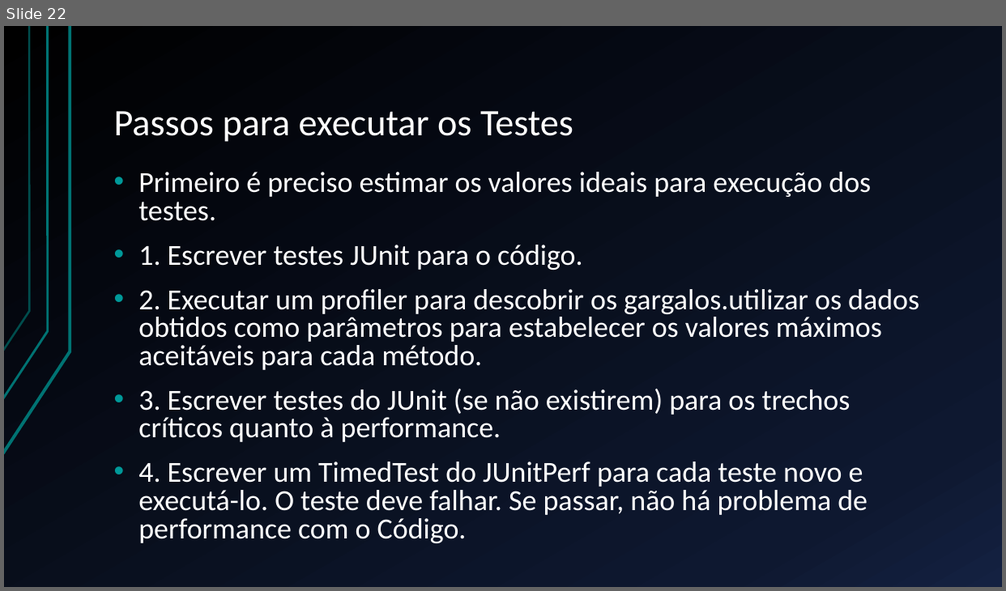
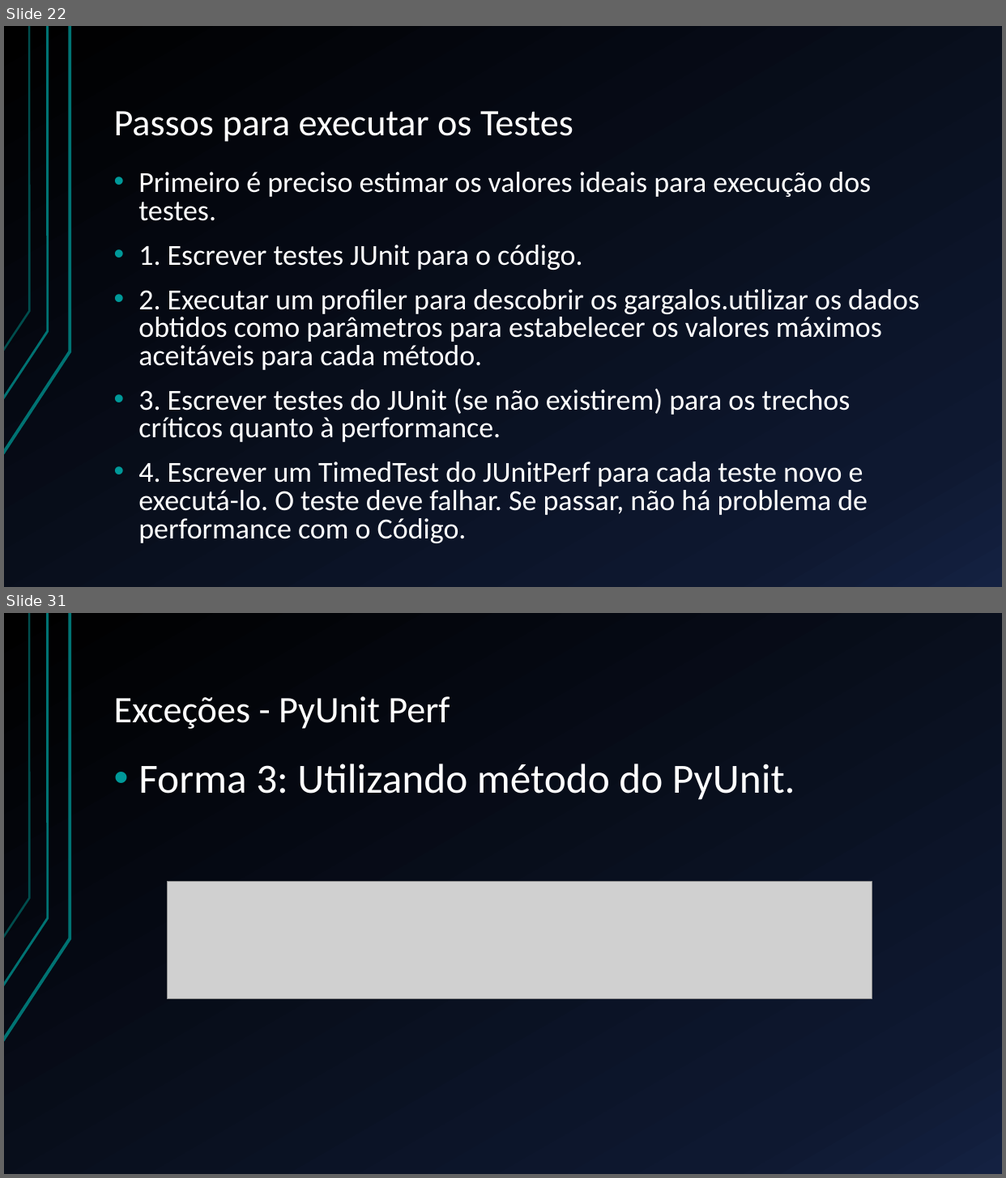
Before and after one commit to BrunoFelix/Restoran, a slide deck: Docs/Apresentação TSW.pptx. Shown one above the other, each under a label of ours: slide 22 before the commit, slides 22 and 31 after it; the slides between them are not shown. The pictures are 1006x591 and 1006x1178 pixels, drawn with LibreOffice and Linux fonts; fonts in the diff are those of the drawing; grey boxes stand for pictures. Boxes give left, top, right and bottom in pixels: in the first picture for what was removed or moved away, otherwise in the second. Text is boxed around its words. In the diff, an @@ line names an element or a change of style, - is before the commit and + after.

Commit message:
Ajuste da apresentação na parte de PyUnit

```diff
--- a/Docs/Apresentação TSW.pptx
+++ b/Docs/Apresentação TSW.pptx
@@ slide 31 added at <box>4,613,1002,1174</box>, background gradient #000000 to #0F1931 to #142242; not listed: 3 template elements that a slide beside it also shows @@
@@ title added at <box>114,696,450,729</box>, 36 pt, text #FFFFFF @@
+Exceções - PyUnit Perf
@@ text added at <box>138,764,795,800</box>, 40 pt, text #FFFFFF @@
+• Forma 3: Utilizando método do PyUnit.
@@ picture added at <box>167,882,872,999</box> @@
```
Also in this commit, not shown: 8 other slides added, 1 slide removed.
